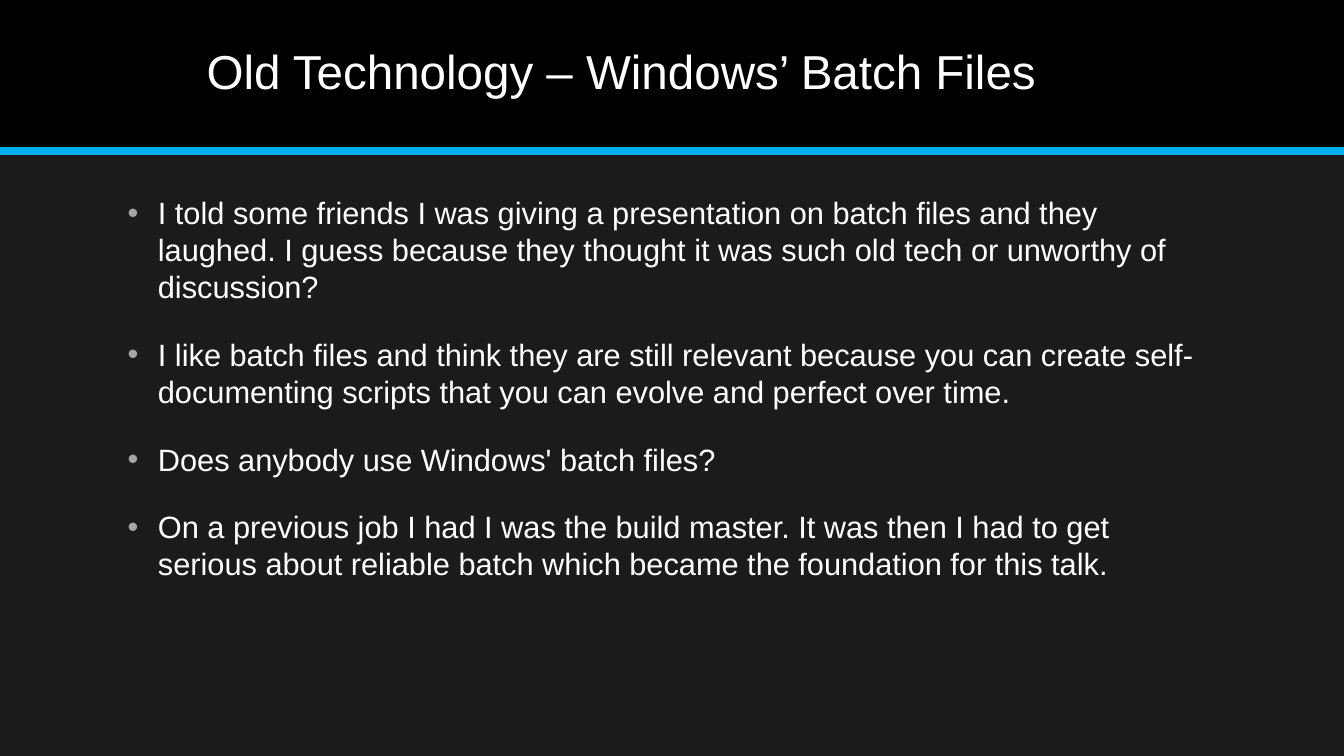
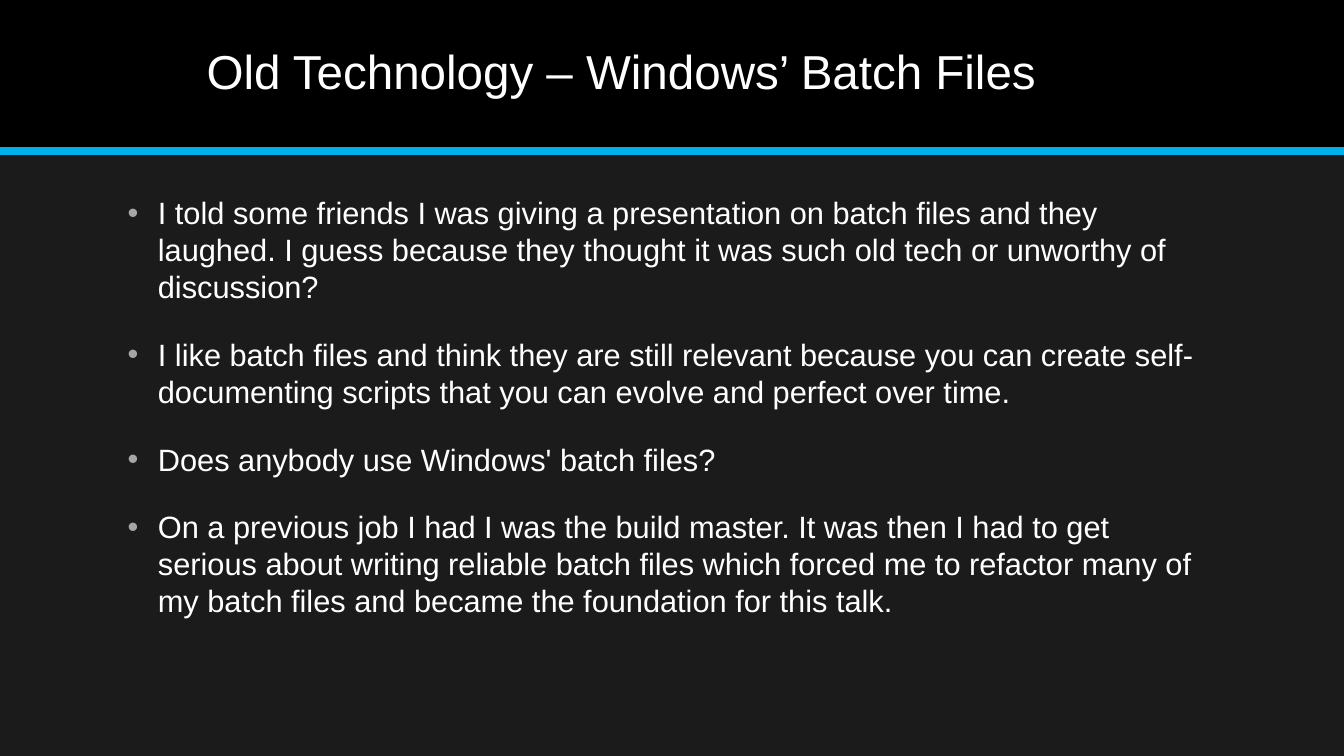
Before and after one commit to jonathan-r-jones/Composable-Batch-Files, a slide deck: slide 1 of cbf.pptx. Drawn at 1344x756 pixels with LibreOffice and Linux fonts; fonts in the diff are those of the drawing. Boxes give left, top, right and bottom in pixels: in the first picture for what was removed or moved away, otherwise in the second. Text is boxed around its words. In the diff, an @@ line names an element or a change of style, - is before the commit and + after.

Commit message:
Aug-14-2018_10:42_PM

```diff
--- a/cbf.pptx
+++ b/cbf.pptx
@@ text at <box>158,515,1191,618</box>: text changed @@
-• On a previous job I had I was the build master. It was then I had to get serious about reliable batch which became the foundation for this talk.
+• On a previous job I had I was the build master. It was then I had to get serious about writing reliable batch files which forced me to refactor many of my batch files and became the foundation for this talk.
```
